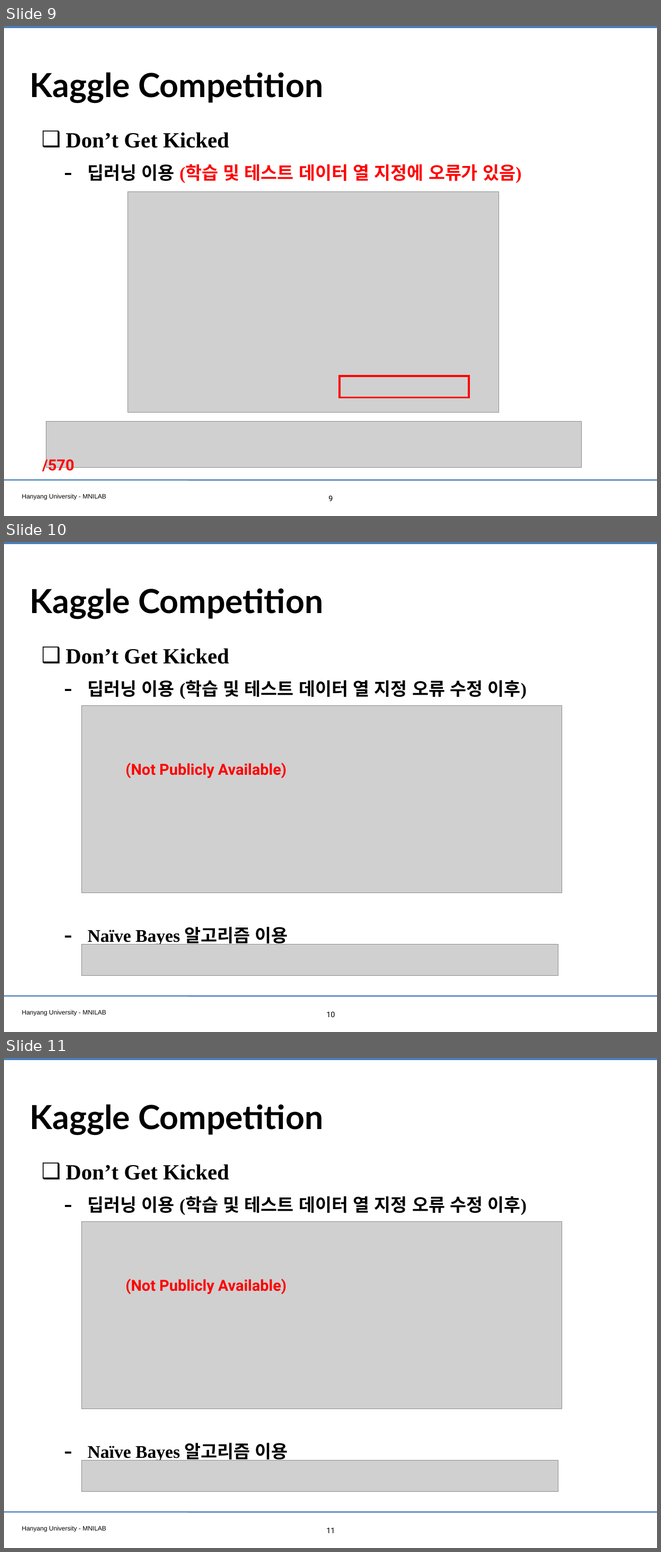
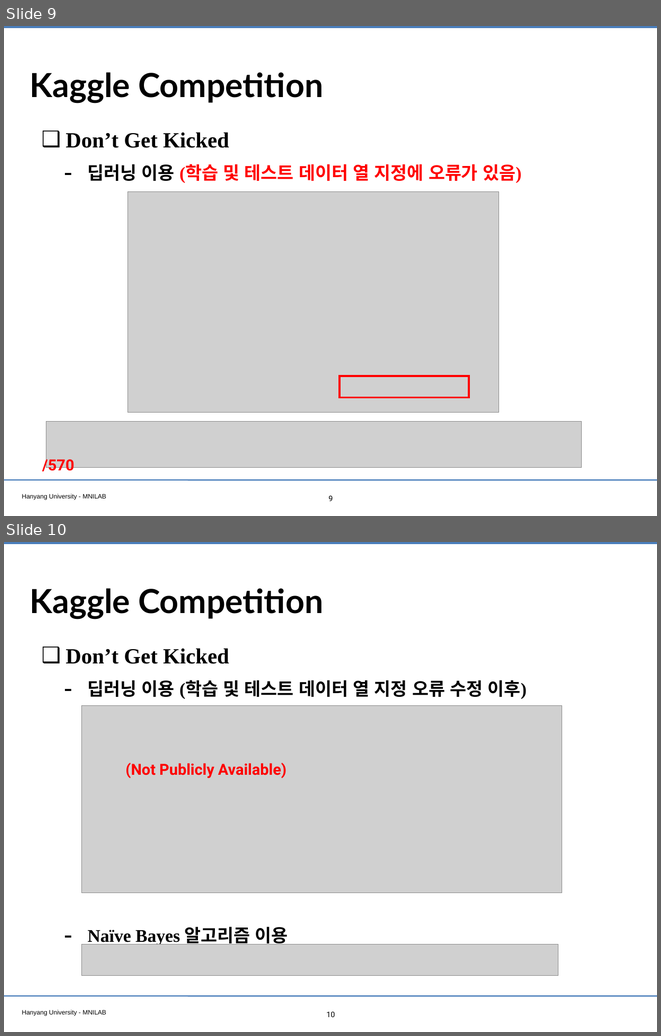
Before and after one commit to WannaBeSuperteur/2020, a slide deck: report/200626_AI.pptx. Shown one above the other, each under a label of ours: slides 9, 10 and 11 before the commit, slides 9 and 10 after it. The pictures are 661x1552 and 661x1036 pixels, drawn with LibreOffice and Linux fonts; fonts in the diff are those of the drawing; grey boxes stand for pictures; background and template pictures are left out. Boxes give left, top, right and bottom in pixels: in the first picture for what was removed or moved away, otherwise in the second. Text is boxed around its words. In the diff, an @@ line names an element or a change of style, - is before the commit and + after.

```diff
--- a/report/200626_AI.pptx
+++ b/report/200626_AI.pptx
@@ slide 10 removed at box(4, 542, 657, 1032), background #FFFFFF; not listed: 3 template elements that a slide beside it also shows @@
@@ title removed at box(30, 588, 323, 619) @@
-Kaggle Competition
@@ text removed at box(65, 648, 527, 946) @@
-❑ Don’t Get Kicked
-  – 딥러닝 이용 (학습 및 테스트 데이터 열 지정 오류 수정 이후)
-  – Naïve Bayes 알고리즘 이용
@@ picture removed at box(82, 705, 562, 893) @@
@@ text removed at box(125, 762, 286, 778) @@
-(Not Publicly Available)
@@ picture removed at box(82, 944, 558, 975) @@
@@ page number removed at box(326, 1011, 335, 1017) @@
-10
@@ what was slide 11 is now slide 10 @@
@@ page number at box(326, 1011, 335, 1017): text changed @@
-11
+10
```
Also in this commit, not shown: 1 slide changed.
